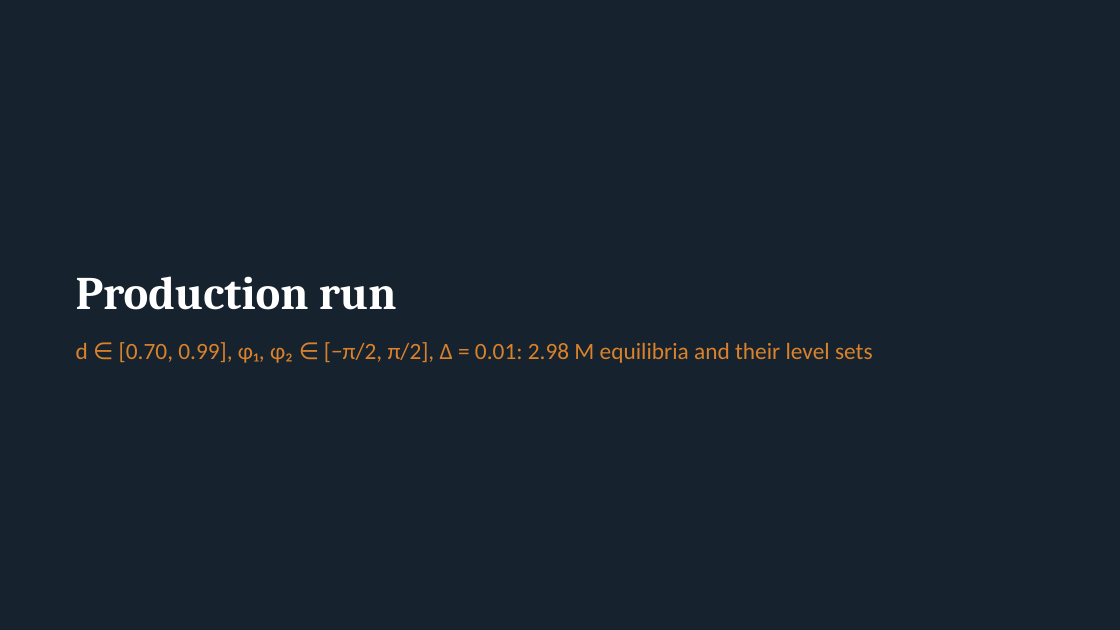
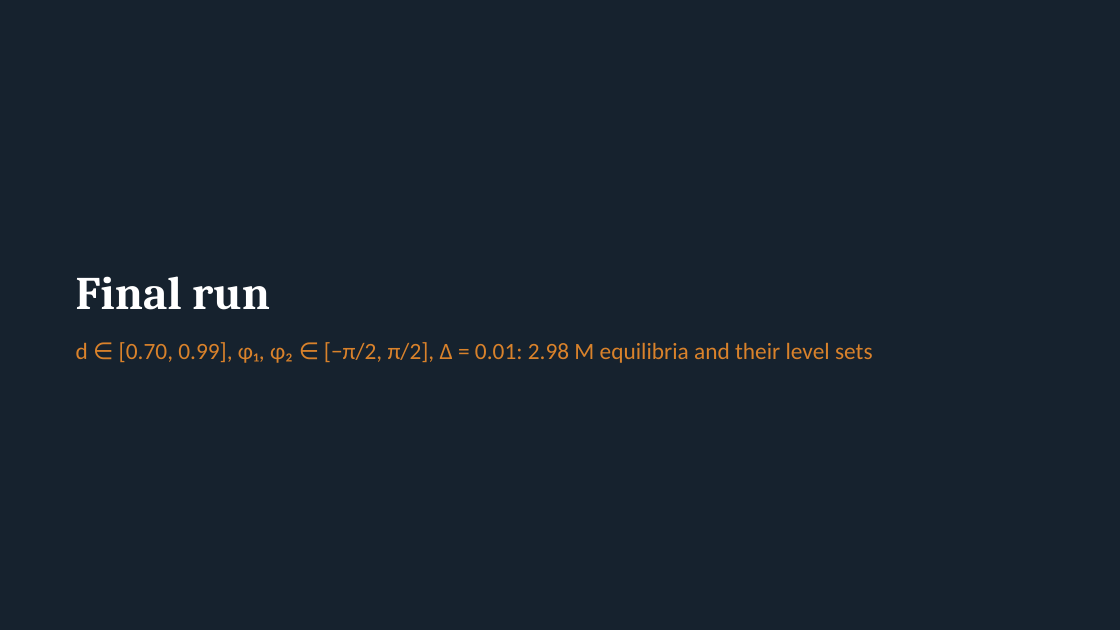
Before and after one commit to grraxx/elastica, a slide deck: slide 21 of presentation/elastica_snap_surface.pptx. Drawn at 1120x630 pixels with LibreOffice and Linux fonts; fonts in the diff are those of the drawing. Boxes give left, top, right and bottom in pixels: in the first picture for what was removed or moved away, otherwise in the second. Text is boxed around its words. In the diff, an @@ line names an element or a change of style, - is before the commit and + after.

```diff
--- a/presentation/elastica_snap_surface.pptx
+++ b/presentation/elastica_snap_surface.pptx
@@ title at (76,276,270,310): text changed @@
-Production run
+Final run
```
Also in this commit, not shown: 5 other files.
